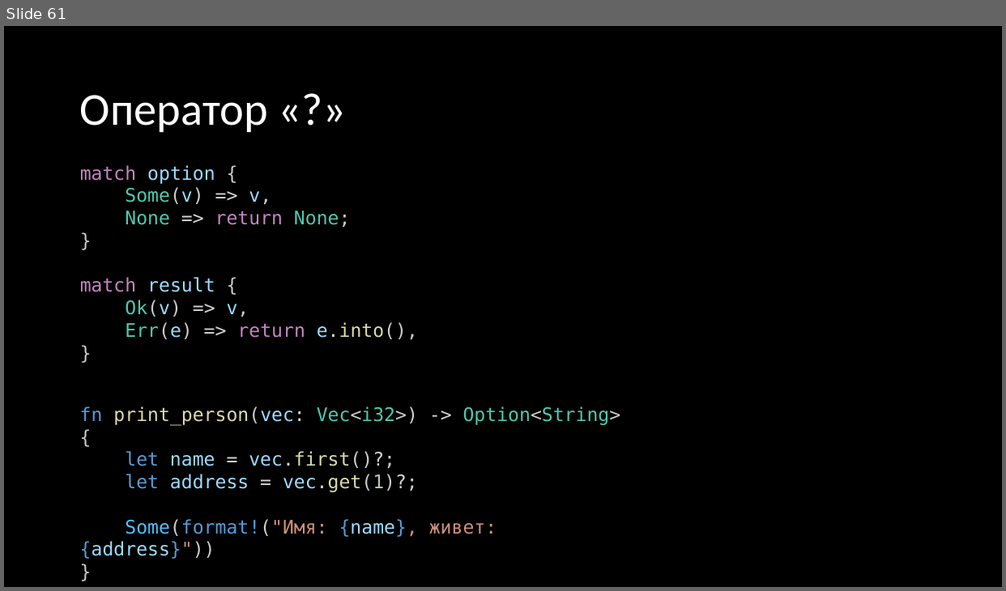
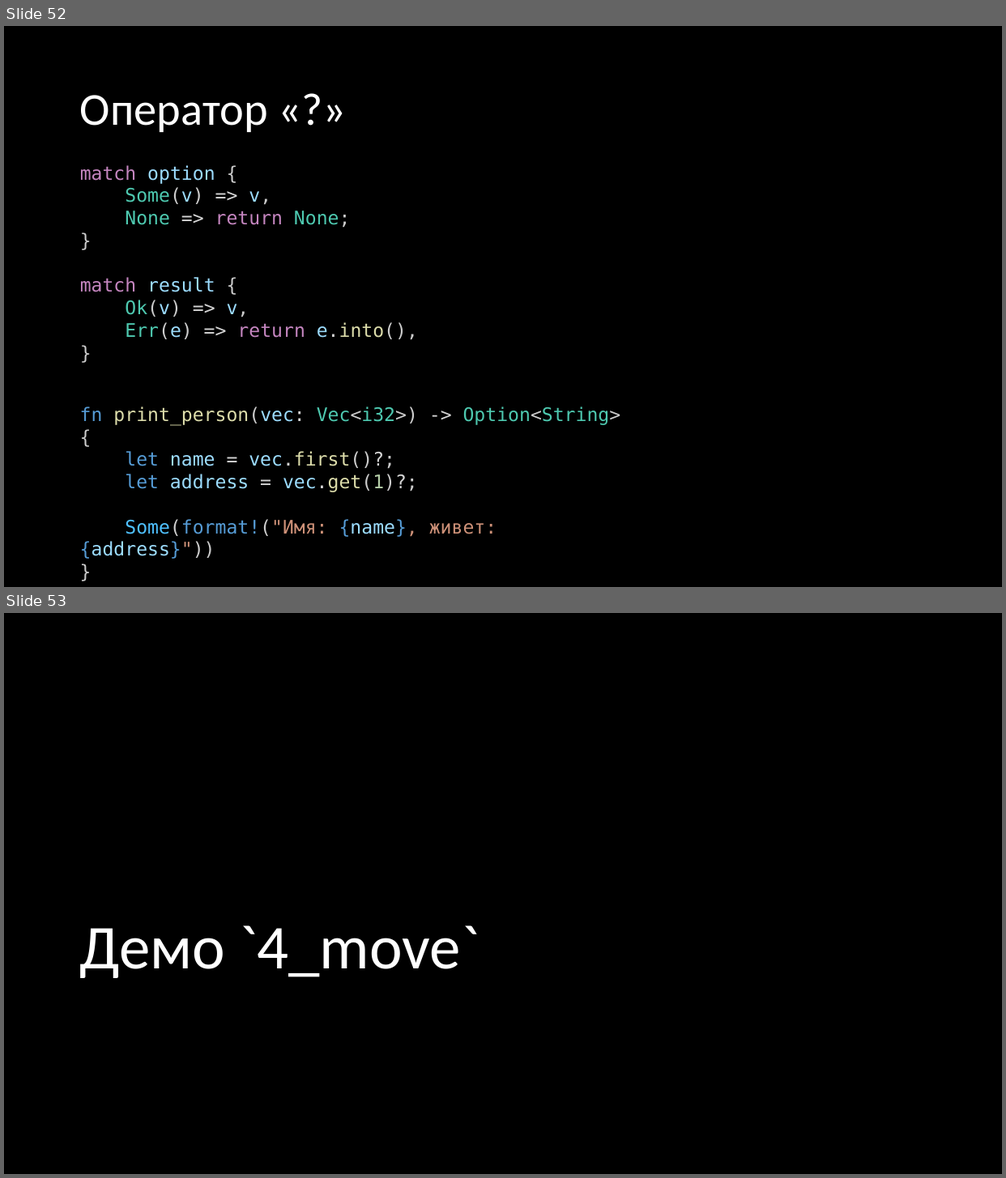
Before and after one commit to Gordon01/learn-rust, a slide deck: keynotes/Rust 2024.pptx. Shown one above the other, each under a label of ours: slide 61 before the commit, slides 52 and 53 after it. The pictures are 1006x591 and 1006x1178 pixels, drawn with LibreOffice and Linux fonts; fonts in the diff are those of the drawing. Boxes give left, top, right and bottom in pixels: in the first picture for what was removed or moved away, otherwise in the second. Text is boxed around its words. In the diff, an @@ line names an element or a change of style, - is before the commit and + after.

```diff
--- a/keynotes/Rust 2024.pptx
+++ b/keynotes/Rust 2024.pptx
@@ slide 53 added at (4, 613, 1002, 1174), background #000000 @@
@@ title added at (79, 926, 479, 978), 60 pt, text #FFFFFF @@
+Демо `4_move`
@@ what was slide 61 is now slide 52 @@
```
Also in this commit, not shown: 3 slides changed, 10 other slides added, 2 slides removed, 3 other files.
